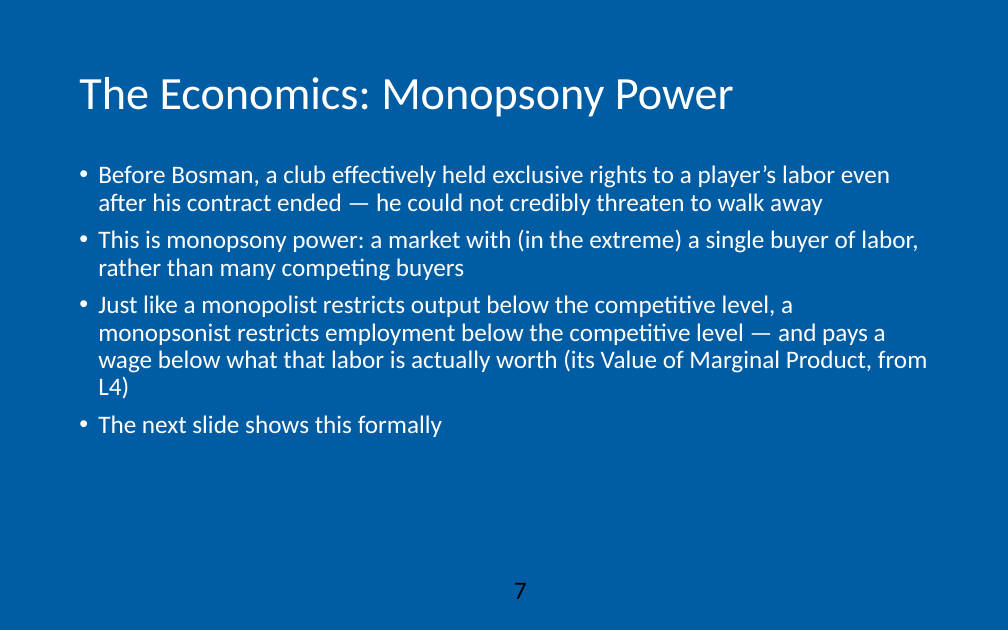
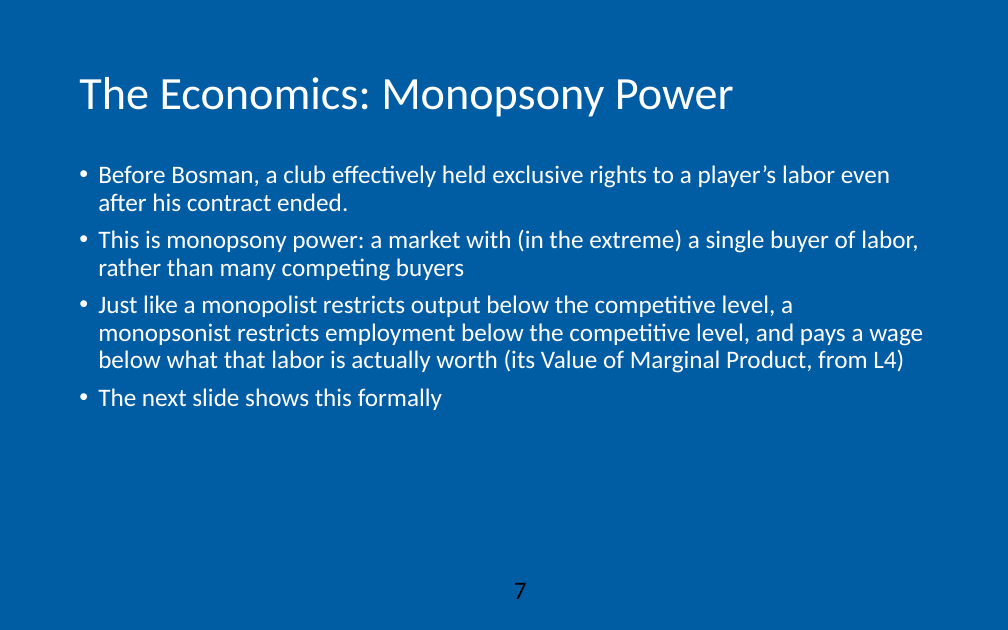
Before and after one commit to AEGDDI/idr305, a slide deck: slide 7 of lectures/L10.pptx. Drawn at 1008x630 pixels with LibreOffice and Linux fonts; fonts in the diff are those of the drawing; background and template pictures are left out. Boxes give left, top, right and bottom in pixels: in the first picture for what was removed or moved away, otherwise in the second. Text is boxed around its words. In the diff, an @@ line names an element or a change of style, - is before the commit and + after.

```diff
--- a/lectures/L10.pptx
+++ b/lectures/L10.pptx
@@ text at bbox=[98, 165, 890, 211]: text changed @@
-• Before Bosman, a club effectively held exclusive rights to a player’s labor even after his contract ended — he could not credibly threaten to walk away
+• Before Bosman, a club effectively held exclusive rights to a player’s labor even after his contract ended.
@@ text at bbox=[98, 295, 923, 373]: text changed @@
-• Just like a monopolist restricts output below the competitive level, a monopsonist restricts employment below the competitive level — and pays a wage below what that labor is actually worth (its Value of Marginal Product, from L4)
+• Just like a monopolist restricts output below the competitive level, a monopsonist restricts employment below the competitive level, and pays a wage below what that labor is actually worth (its Value of Marginal Product, from L4)
```
Also in this commit, not shown: 11 other slides changed, 2 other files.
